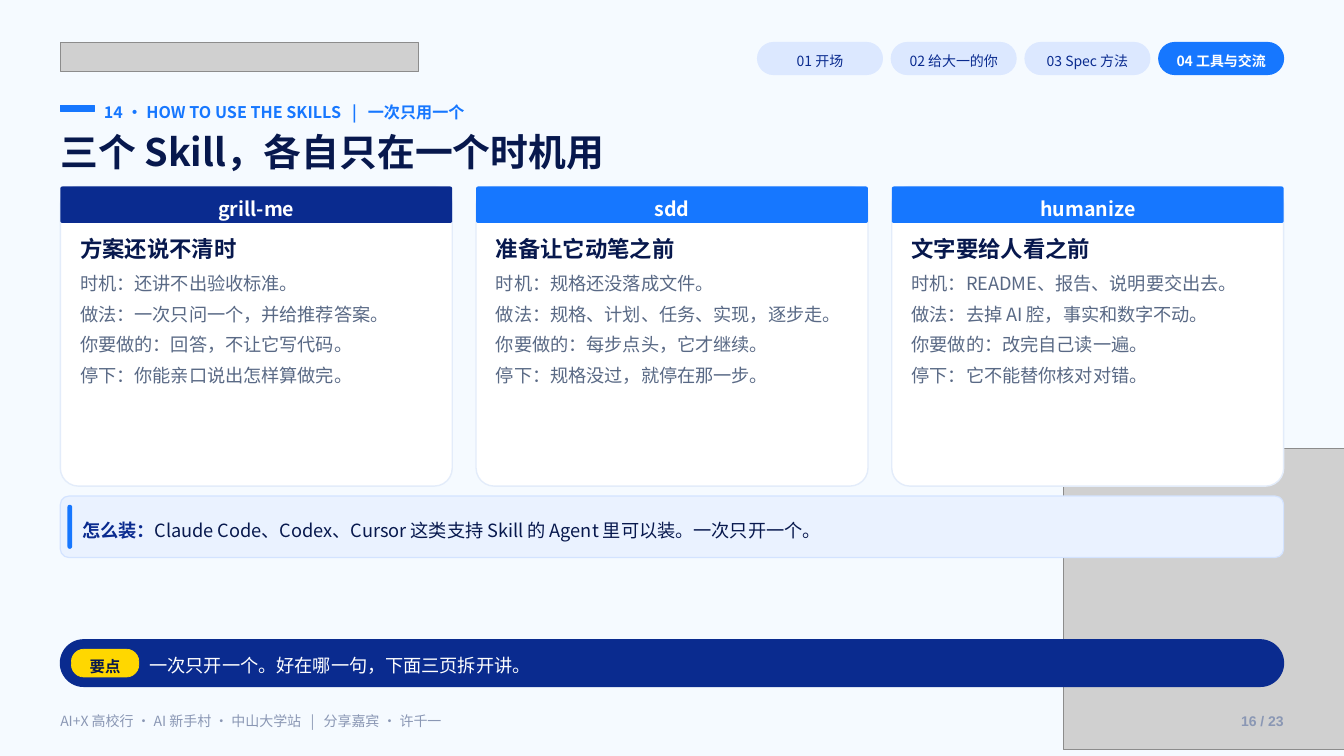
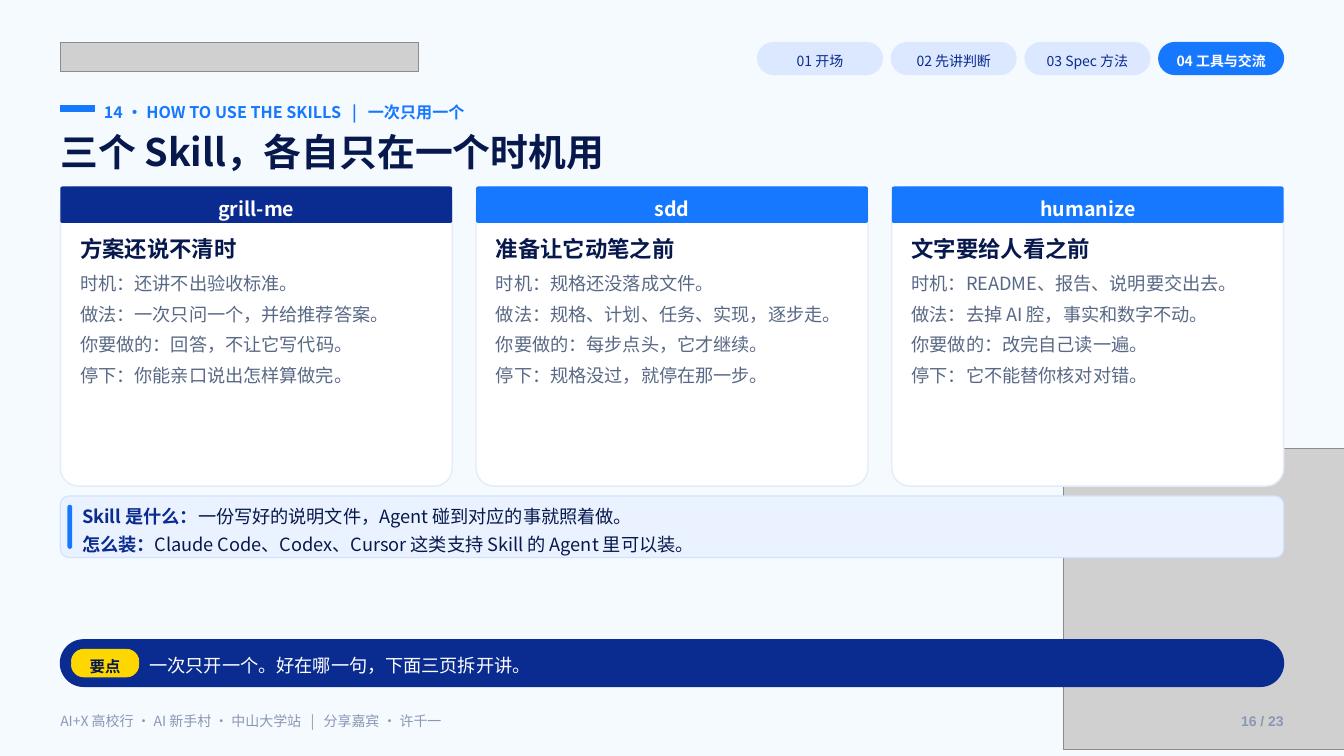
Before and after one commit to Frocir/aix-talk, a slide deck: slide 16 of aix-talk-26pages.pptx. Drawn at 1344x756 pixels with LibreOffice and Linux fonts; fonts in the diff are those of the drawing; grey boxes stand for pictures. Boxes give left, top, right and bottom in pixels: in the first picture for what was removed or moved away, otherwise in the second. Text is boxed around its words. In the diff, an @@ line names an element or a change of style, - is before the commit and + after.

```diff
--- a/aix-talk-26pages.pptx
+++ b/aix-talk-26pages.pptx
@@ text at (917,54,991,67): text changed @@
-02 给大一的你
+02 先讲判断
@@ text at (82,507,694,556): text changed @@
-怎么装：Claude Code、Codex、Cursor 这类支持 Skill 的 Agent 里可以装。一次只开一个。
+Skill 是什么：一份写好的说明文件，Agent 碰到对应的事就照着做。
+怎么装：Claude Code、Codex、Cursor 这类支持 Skill 的 Agent 里可以装。
```
Also in this commit, not shown: 20 other slides changed, 1 other file.
